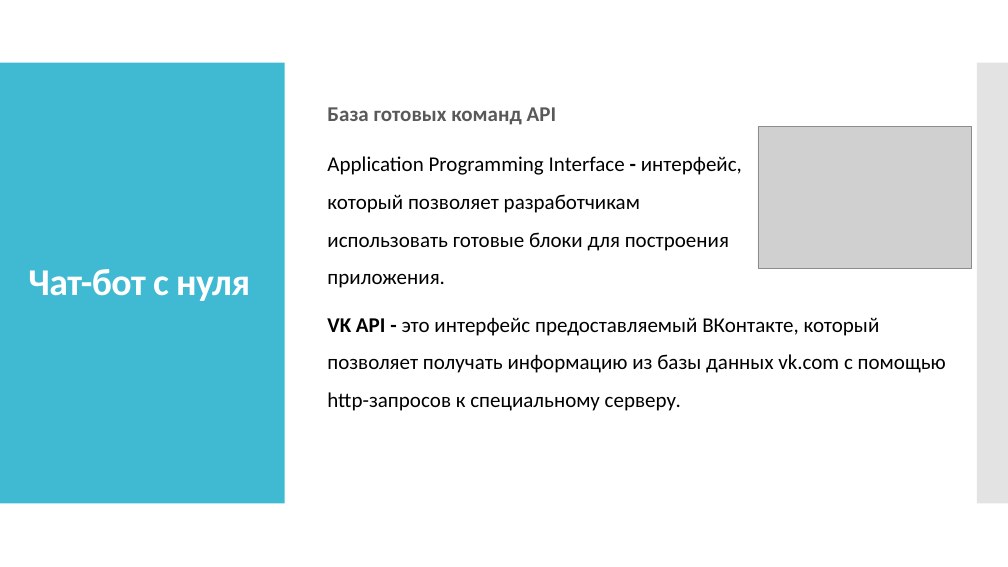
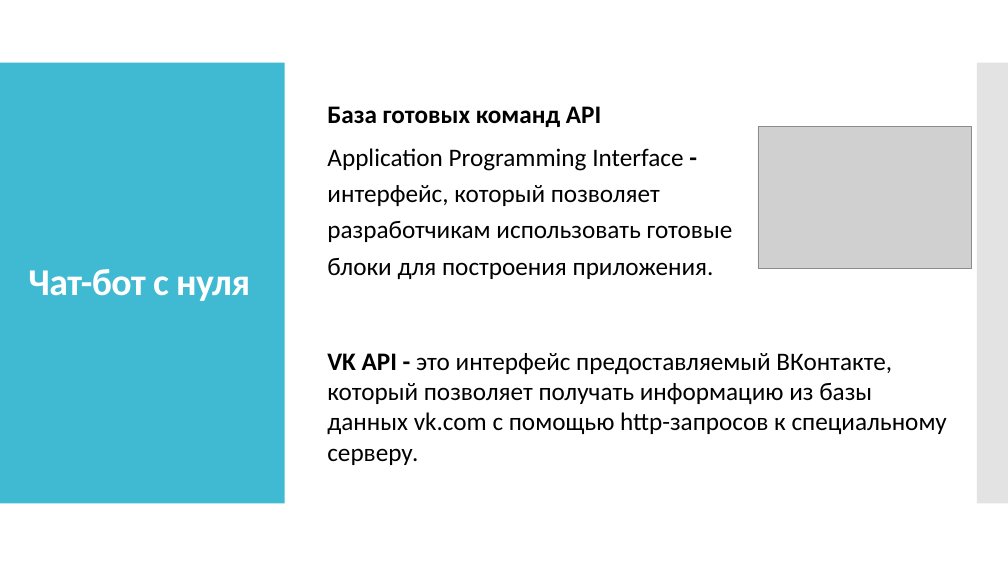
Before and after one commit to Gred1/BotProject, a slide deck: slide 8 of Создание бота, как искусственного интеллекта посредством языка.pptx. Drawn at 1008x567 pixels with LibreOffice and Linux fonts; fonts in the diff are those of the drawing; grey boxes stand for pictures. Boxes give left, top, right and bottom in pixels: in the first picture for what was removed or moved away, otherwise in the second. Text is boxed around its words. In the diff, an @@ line names an element or a change of style, - is before the commit and + after.

```diff
--- a/Создание бота, как искусственного интеллекта посредством языка.pptx
+++ b/Создание бота, как искусственного интеллекта посредством языка.pptx
@@ text "База готовых команд API" at box(327, 106, 733, 279): size 20 to 24 pt; text colour #595959 to #000000 in "База готовых команд API"; line spacing 1.5 to 1.2; less space between paragraphs @@
@@ text "VK API - это интерфейс ...": place and size @@
-text "VK API - это интерфейс ..." at box(327, 317, 946, 411)
+text "VK API - это интерфейс ..." at box(327, 353, 947, 465)
@@ text "VK API - это интерфейс ..." at box(327, 353, 947, 465): size 20 to 24 pt; line spacing 1.5 to 1 @@
```
Also in this commit, not shown: 6 other slides changed.
